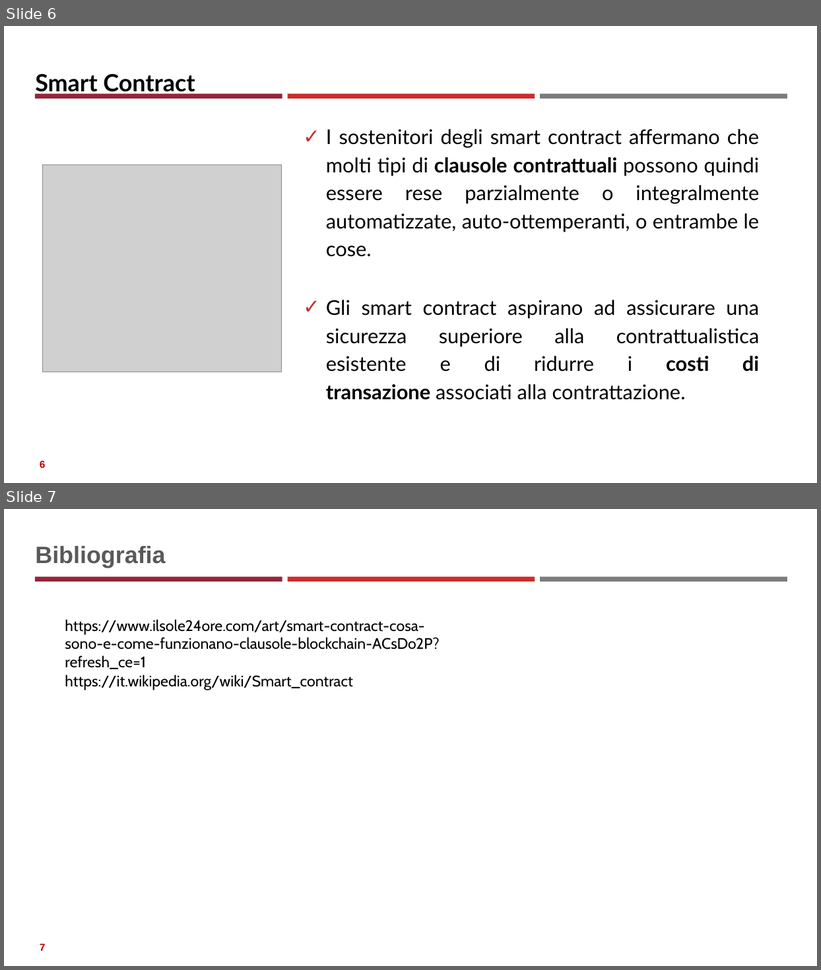
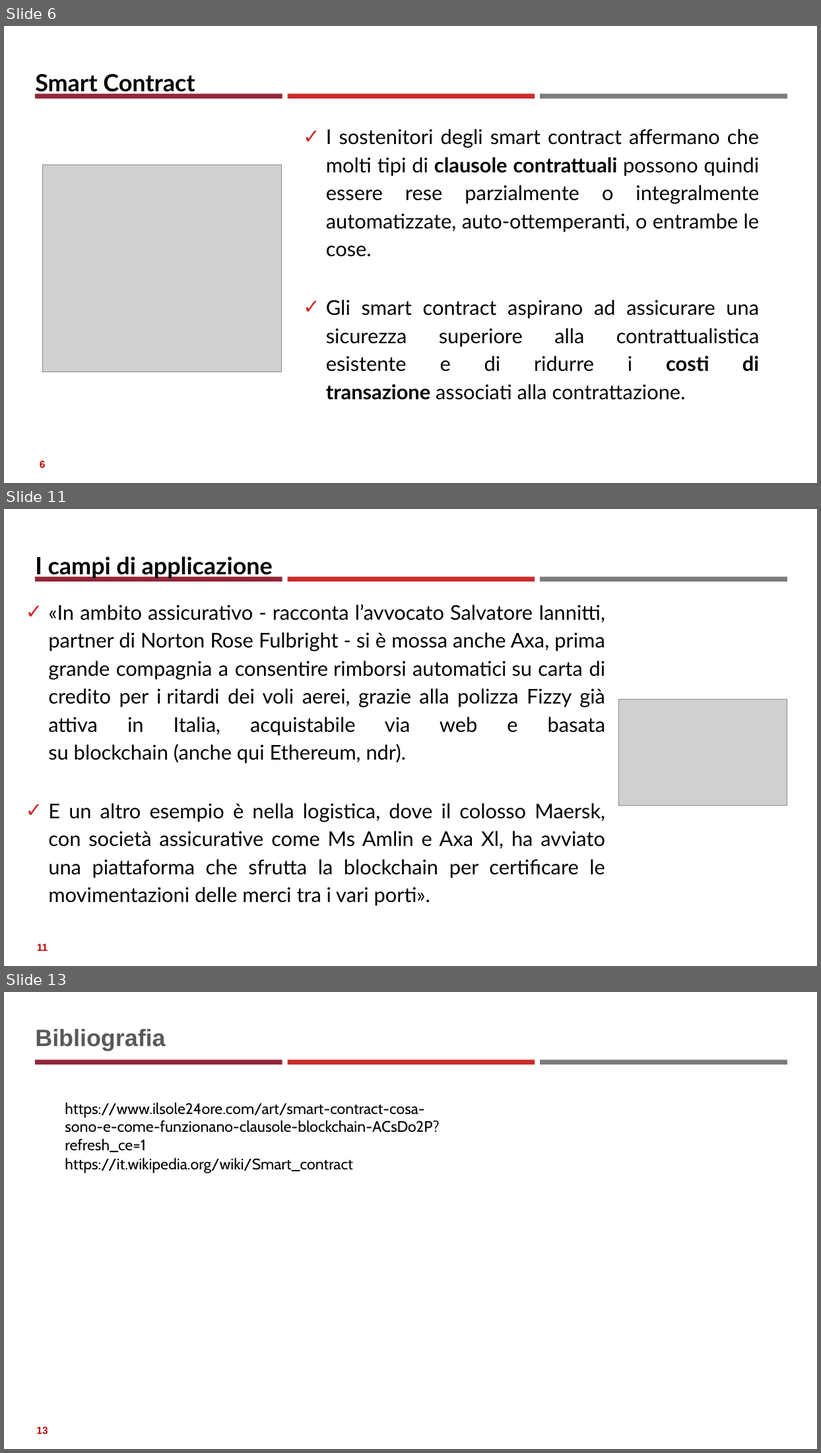
Before and after one commit to neural1977/data_science_interview_material, a slide deck: Assicurazioni/Smart Contract_ita.pptx. Shown one above the other, each under a label of ours: slides 6 and 7 before the commit, slides 6, 11 and 13 after it; the slides between them are not shown. The pictures are 821x970 and 821x1453 pixels, drawn with LibreOffice and Linux fonts; fonts in the diff are those of the drawing; grey boxes stand for pictures. Boxes give left, top, right and bottom in pixels: in the first picture for what was removed or moved away, otherwise in the second. Text is boxed around its words. In the diff, an @@ line names an element or a change of style, - is before the commit and + after.

```diff
--- a/Assicurazioni/Smart Contract_ita.pptx
+++ b/Assicurazioni/Smart Contract_ita.pptx
@@ slide 11 added at box(4, 509, 817, 966), background #FFFFFF; not listed: 3 template elements that a slide beside it also shows @@
@@ title added at box(35, 557, 273, 579), 28 pt, text #000000, bold @@
+I campi di applicazione
@@ text added at box(48, 604, 606, 906), 24 pt, text #000000 @@
+✓ «In ambito assicurativo - racconta l’avvocato Salvatore Iannitti, partner di Norton Rose Fulbright - si è mossa anche Axa, prima grande compagnia a consentire rimborsi automatici su carta di credito per i ritardi dei voli aerei, grazie alla polizza Fizzy già attiva in Italia, acquistabile via web e basata su blockchain (anche qui Ethereum, ndr).
+✓ E un altro esempio è nella logistica, dove il colosso Maersk, con società assicurative come Ms Amlin e Axa Xl, ha avviato una piattaforma che sfrutta la blockchain per certificare le movimentazioni delle merci tra i vari porti».
@@ picture added at box(619, 699, 787, 806) @@
@@ page number added at box(37, 944, 48, 951), 12 pt, text #C00000, bold @@
+11
@@ what was slide 7 is now slide 13 @@
@@ page number at box(36, 1427, 48, 1434): text changed @@
-7
+13
```
Also in this commit, not shown: 5 other slides added, 1 other file.
